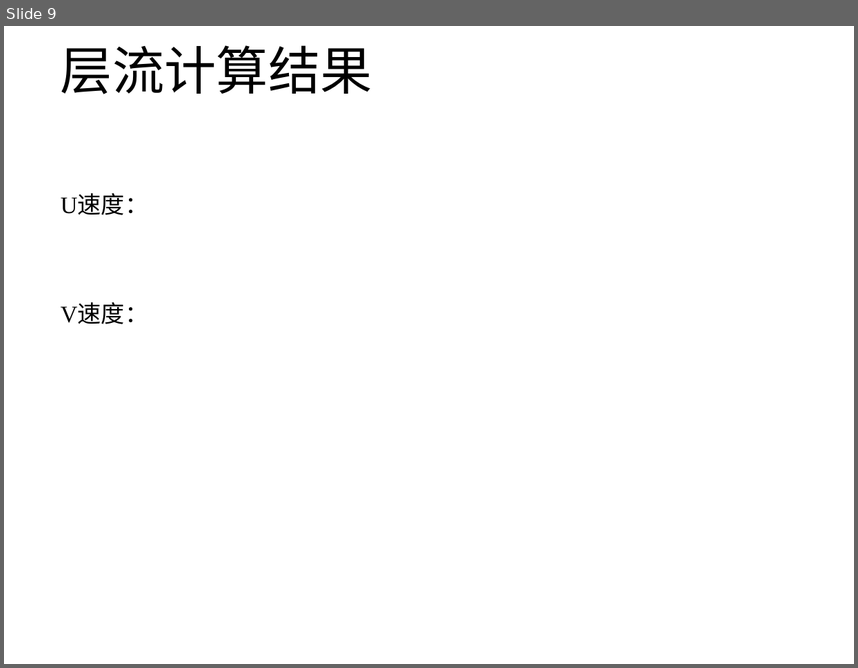
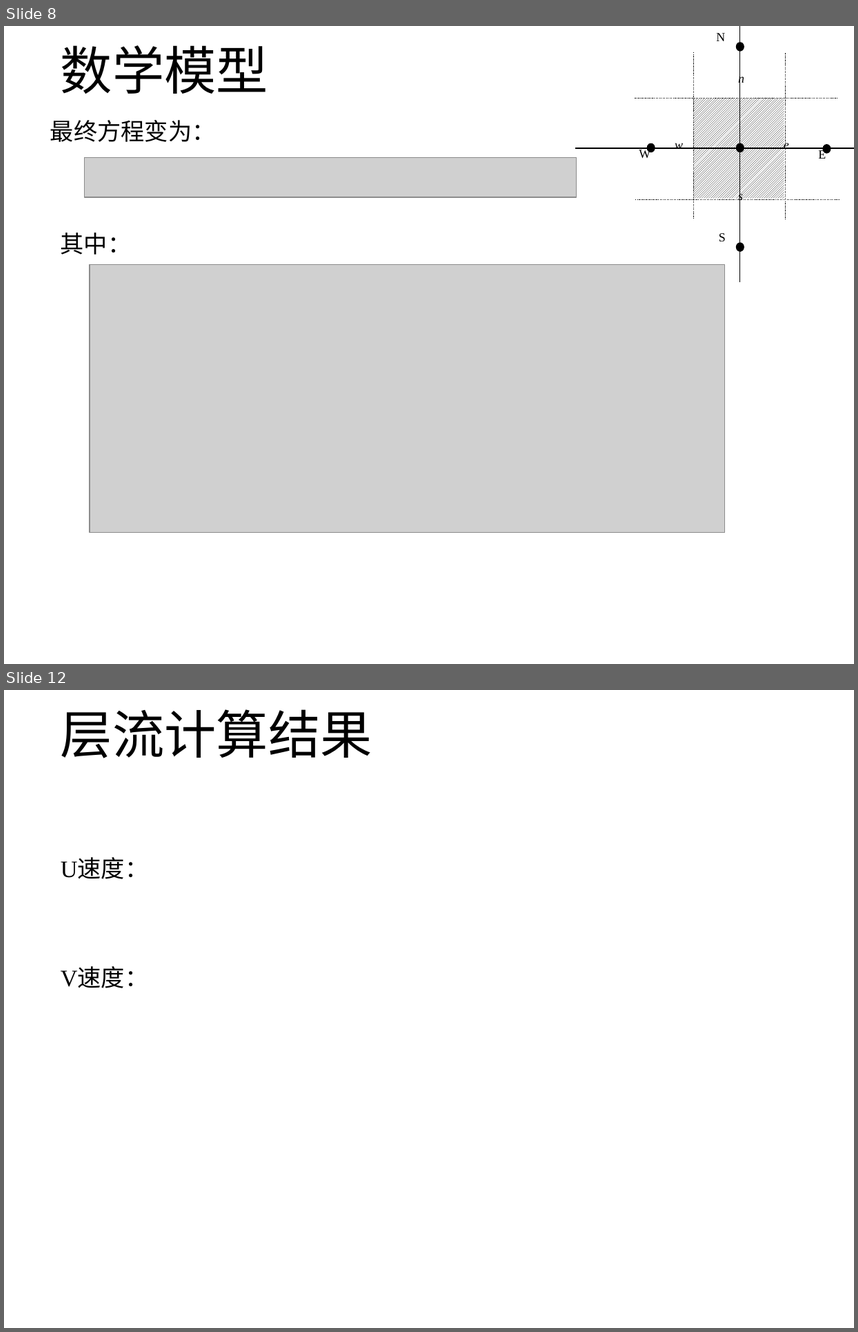
Before and after one commit to hohiroki/homework, a slide deck: NO1/NO1.pptx. Shown one above the other, each under a label of ours: slide 9 before the commit, slides 8 and 12 after it; the slides between them are not shown. The pictures are 858x668 and 858x1332 pixels, drawn with LibreOffice and Linux fonts; fonts in the diff are those of the drawing; grey boxes stand for pictures. Boxes give left, top, right and bottom in pixels: in the first picture for what was removed or moved away, otherwise in the second. Text is boxed around its words. In the diff, an @@ line names an element or a change of style, - is before the commit and + after.

```diff
--- a/NO1/NO1.pptx
+++ b/NO1/NO1.pptx
@@ slide 8 added at (4,26,854,664), background #FFFFFF @@
@@ title added at (61,45,268,94), 44 pt, text #000000 @@
+数学模型
@@ group added at (575,26,854,282): 8 texts, 5 ellipses, 4 lines, 2 arrows, 1 rectangle @@
+s
+w
+E
+W
+N
+S
+e
+n
@@ text added at (50,120,216,142), 20 pt, text #000000 @@
+最终方程变为：
@@ picture added at (84,158,576,198) @@
@@ text added at (61,232,132,254), 20 pt, text #000000 @@
+其中：
@@ picture added at (90,265,725,532) @@
@@ what was slide 9 is now slide 12 @@
```
Also in this commit, not shown: 8 slides changed, 2 other slides added, 3 other files.
